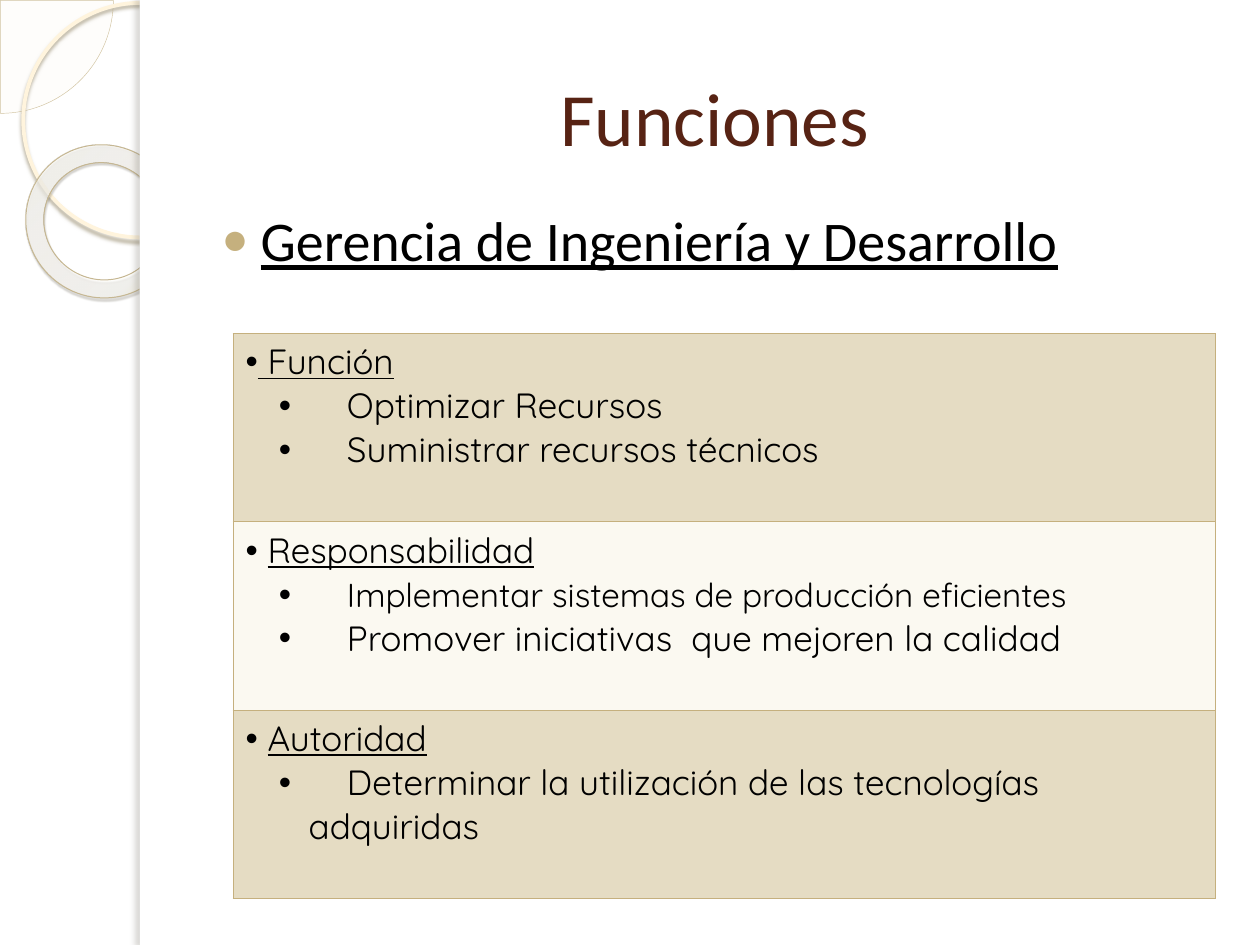
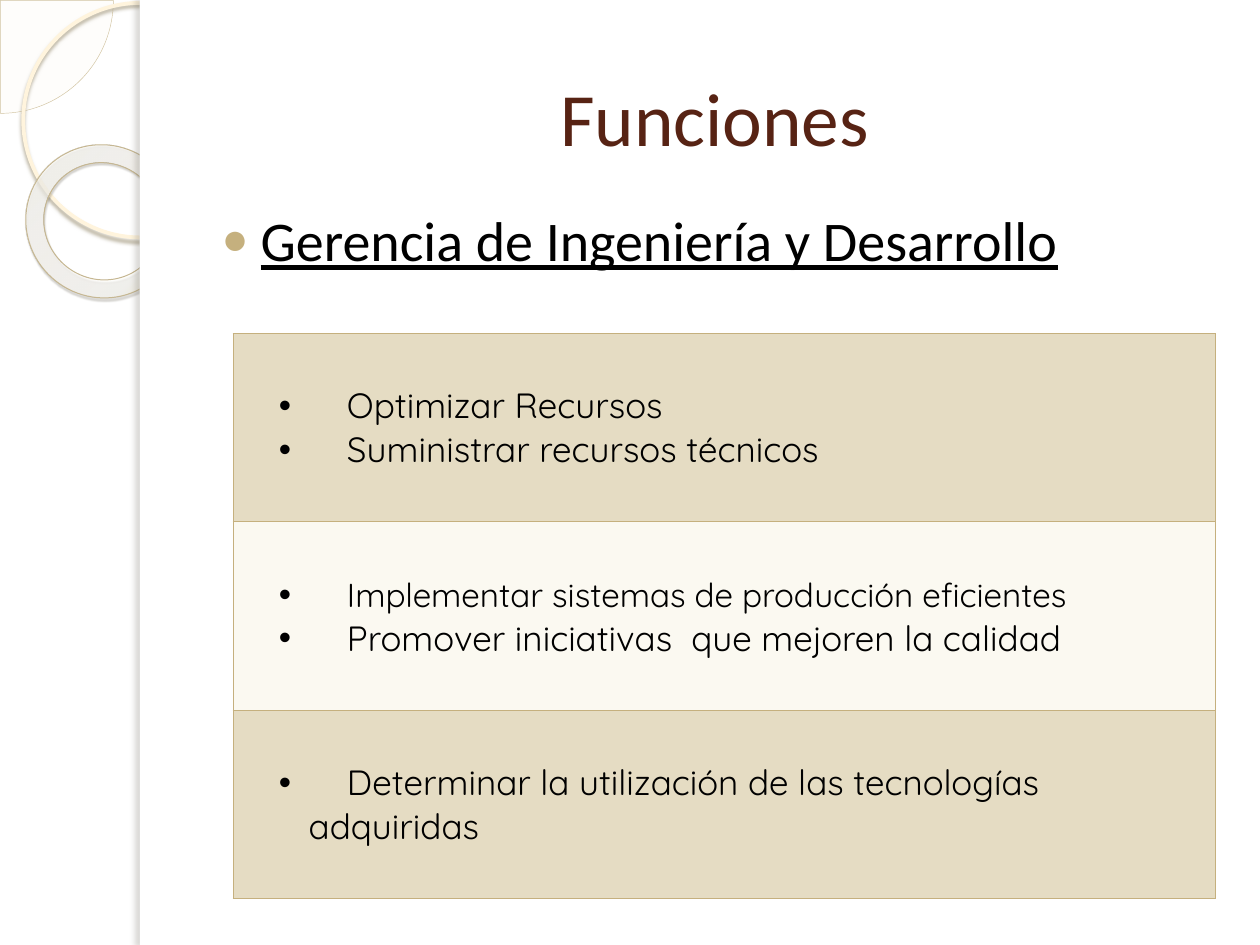
Before and after one commit to Bloodclot24/empresitas, a slide deck: slide 15 of Presentacion/Presentacion.pptx. Drawn at 1260x945 pixels with LibreOffice and Linux fonts; fonts in the diff are those of the drawing; background and template pictures are left out. Boxes give left, top, right and bottom in pixels: in the first picture for what was removed or moved away, otherwise in the second. Text is boxed around its words. In the diff, an @@ line names an element or a change of style, - is before the commit and + after.

```diff
--- a/Presentacion/Presentacion.pptx
+++ b/Presentacion/Presentacion.pptx
@@ table at (x1=233, y1=334, x2=1216, y2=876) @@
-row 1, column 1: Función / Optimizar Recursos / Suministrar recursos técnicos
+row 1, column 1: Optimizar Recursos / Suministrar recursos técnicos
-row 2, column 1: Responsabilidad / Implementar sistemas de producción eficientes / Promover iniciativas que mejoren la calidad
+row 2, column 1: Implementar sistemas de producción eficientes / Promover iniciativas que mejoren la calidad
-row 3, column 1: Autoridad / Determinar la utilización de las tecnologías adquiridas
+row 3, column 1: Determinar la utilización de las tecnologías adquiridas
```
Also in this commit, not shown: 7 other slides changed, 1 other file.
